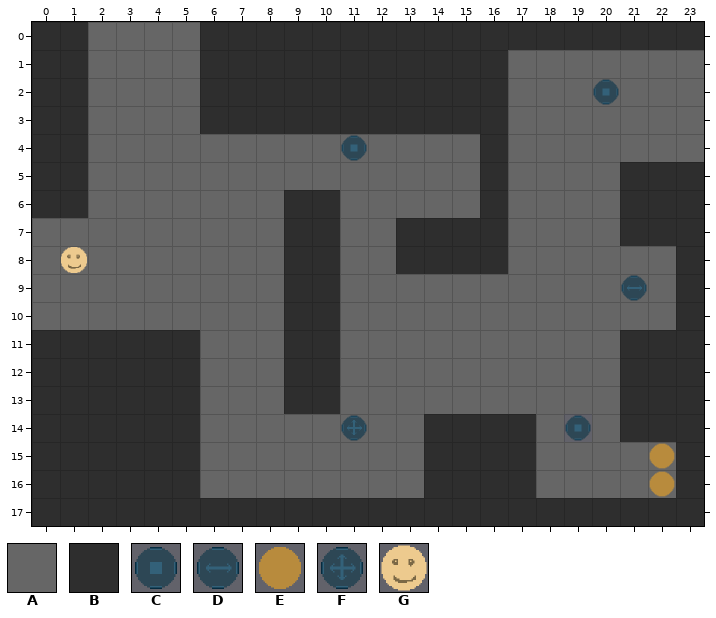
Tiled map -- android/assets/maps/mapWNE.tmx. Above: the version before the commit.
Cells are 64x64 px. Shown: x 0..23, y 0..17.
Key: from "tilset": A 0, B 1, C 2, D 3, E 4, F 7, G 8.
_ is an empty cell, # one hidden under a higher layer.
Layer "bg" before, first column x 0:
 0 BBAAAABBBBBBBBBBBBBBBBBB
 1 BBAAAABBBBBBBBBBBAAAAAAA
 2 BBAAAABBBBBBBBBBBAA#AAAA
 3 BBAAAABBBBBBBBBBBAAAAAAA
 4 BBAAAAAAAAAAAAAABAAAAAAA
 5 BBAAAAAAAAAAAAAABAAAABBB
 6 BBAAAAAAABBAAAAABAAAABBB
 7 AAAAAAAAABBAABBBBAAAABBB
 8 AAAAAAAAABBAABBBBAAAAAAB
 9 AAAAAAAAABBAAAAAAAAAAAAB
10 AAAAAAAAABBAAAAAAAAAAAAB
11 BBBBBBAAABBAAAAAAAAAABBB
12 BBBBBBAAABBAAAAAAAAAABBB
13 BBBBBBAAABBAAAAAAAAAABBB
14 BBBBBBAAAAAAAABBBBACABBB
15 BBBBBBAAAAAAAABBBBAAAAAB
16 BBBBBBAAAAAAAABBBBAAAAAB
17 BBBBBBBBBBBBBBBBBBBBBBBB
Layer "fg" before, first column x 0:
 0 ________________________
 1 ________________________
 2 ___________________AC___
 3 ________________________
 4 ___________C____________
 5 ________________________
 6 ________________________
 7 ________________________
 8 _G______________________
 9 _____________________D__
10 ________________________
11 ________________________
12 ________________________
13 ________________________
14 ___________F____________
15 ______________________E_
16 ______________________E_
17 ________________________
New version:
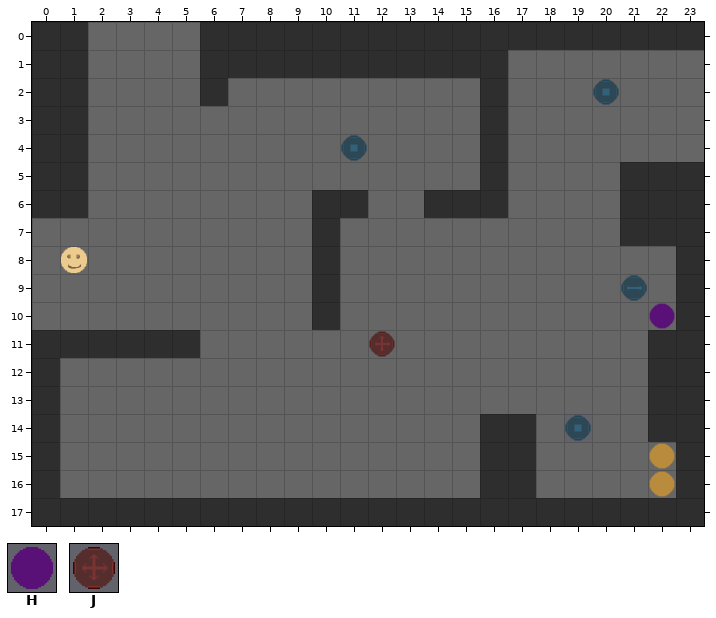
Further tiles: from "tilset": H 5, J 15.
Changes in this commit:
Changed rows in their new state; . is an unchanged cell.
Layer "bg":
first column x 1:
 2 ......AAAAAAAAA......
 3 .....AAAAAAAAAA......
 6 ........A.B..BB......
 7 ........A...AAAA.....
 8 ........A...AAAA.....
 9 ........A............
10 ........A............
11 ........AA..........A
12 AAAAA...AA..........A
13 AAAAA...AA..........A
14 AAAAA........AA.....A
15 AAAAA........AA......
16 AAAAA........AA......
Layer "fg":
first column x 11:
10 ...........H
11 .J..........
14 _...........
